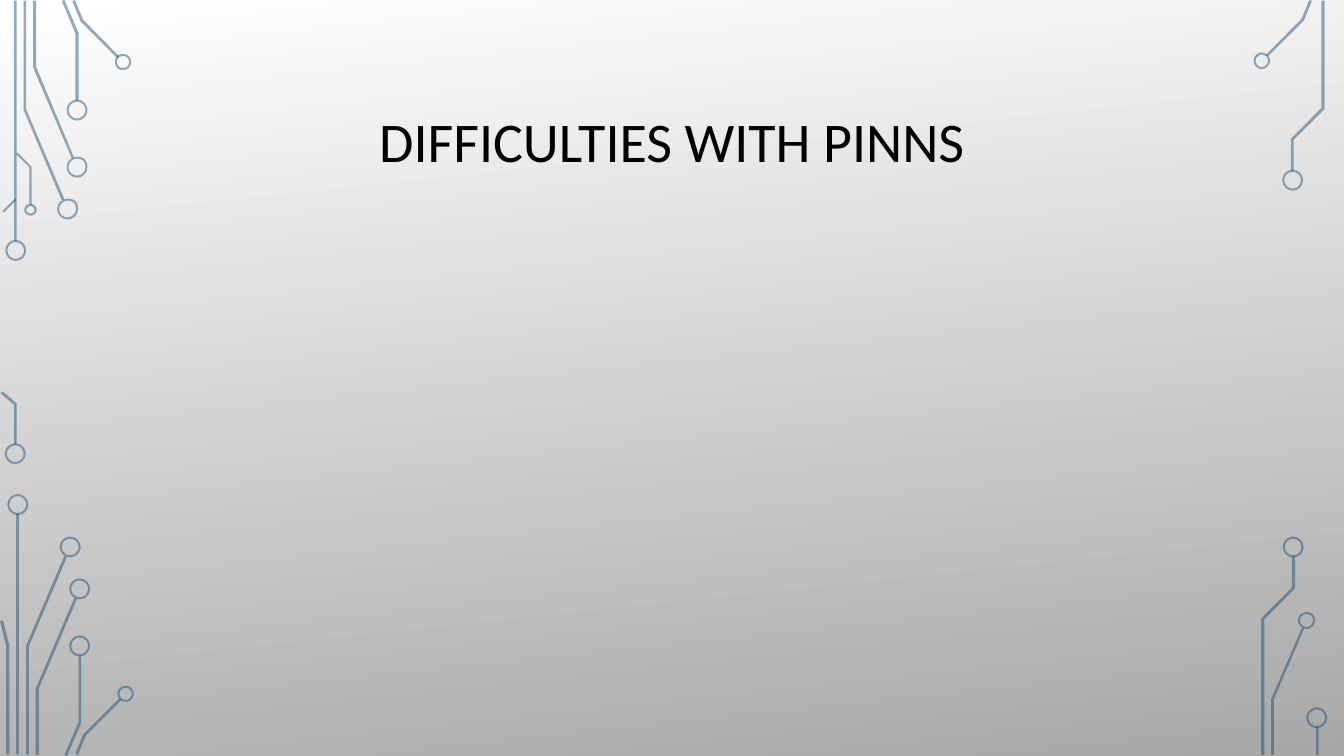
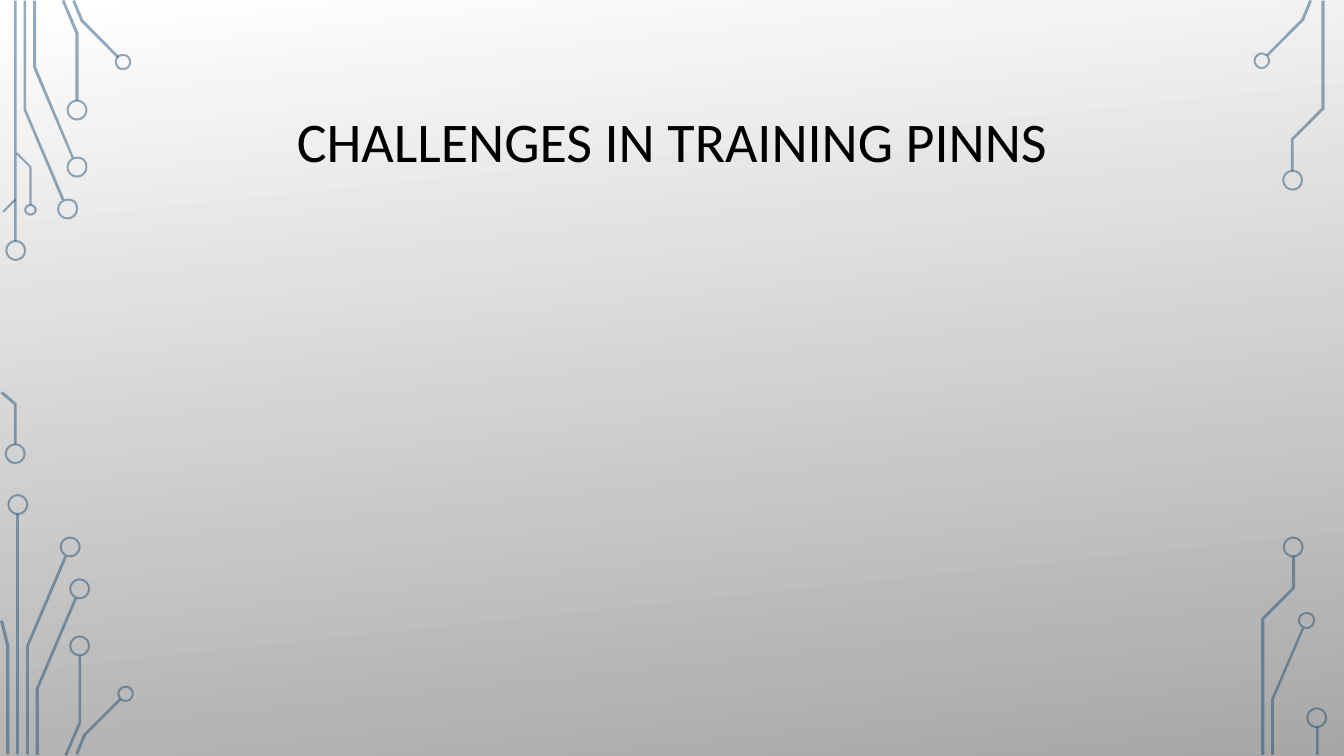
Before and after one commit to damienbeecroft/pnnl_research, a slide deck: slide 4 of MFFBPINNs.pptx. Drawn at 1344x756 pixels with LibreOffice and Linux fonts; fonts in the diff are those of the drawing; background and template pictures are left out. Boxes give left, top, right and bottom in pixels: in the first picture for what was removed or moved away, otherwise in the second. Text is boxed around its words. In the diff, an @@ line names an element or a change of style, - is before the commit and + after.

```diff
--- a/MFFBPINNs.pptx
+++ b/MFFBPINNs.pptx
@@ title at bbox=[297, 125, 1047, 163]: text changed @@
-DIFFICULTIES WITH PINNS
+CHALLENGES IN TRAINING PINNS
```
Also in this commit, not shown: 2 slides removed, 58 other files.
